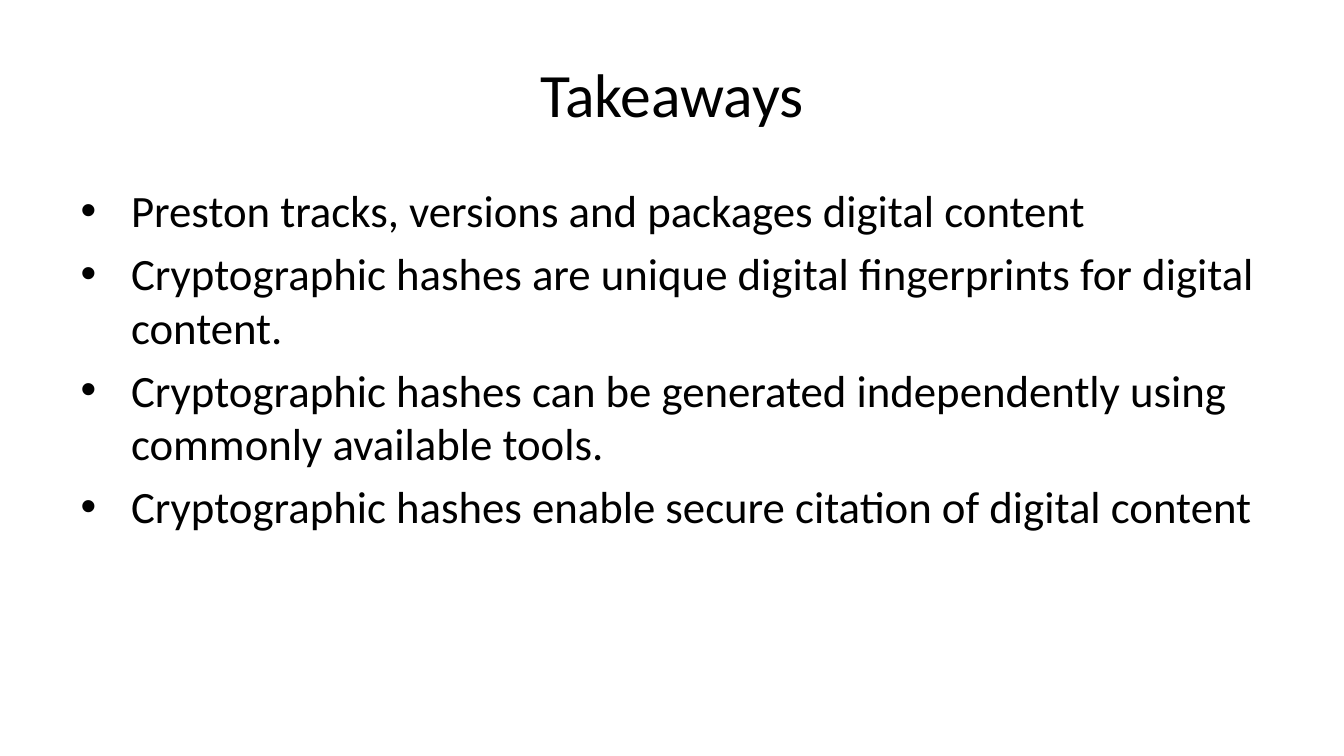
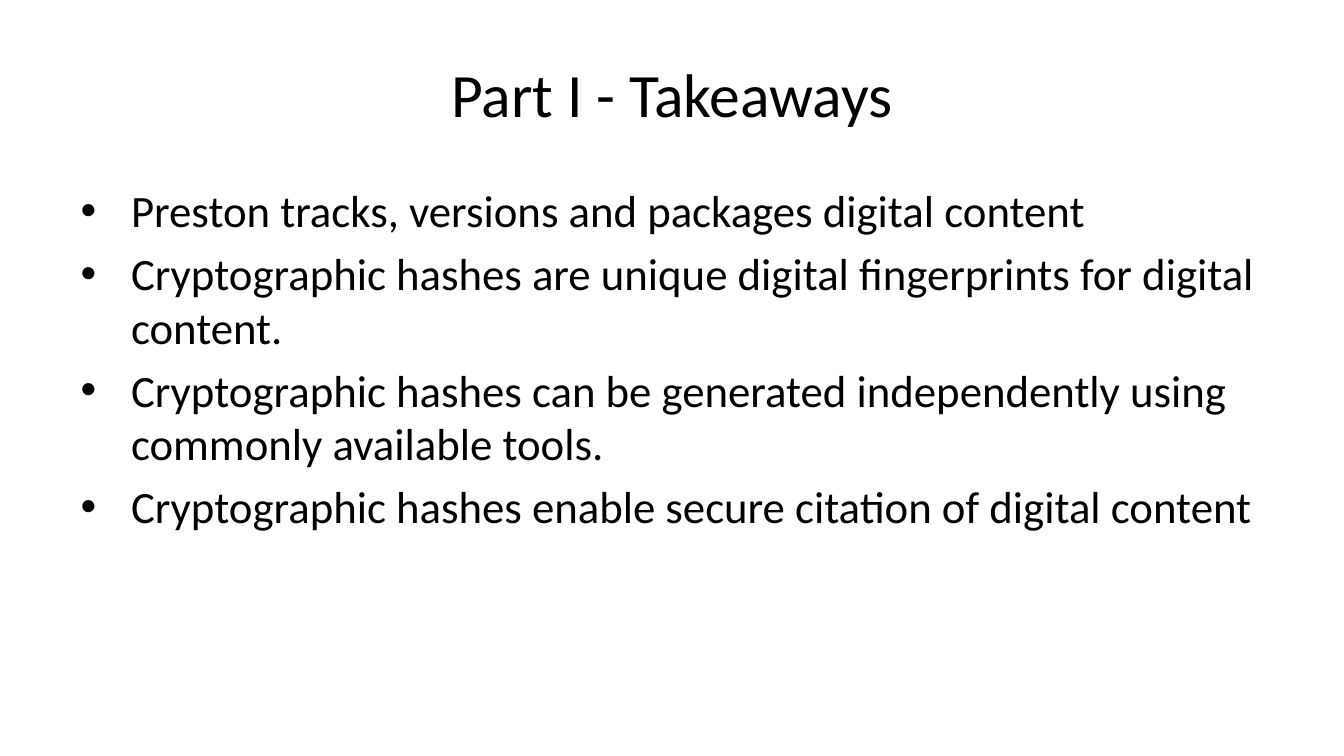
Before and after one commit to bat-literature/bat-literature.github.io, a slide deck: slide 19 of workshop.pptx. Drawn at 1344x756 pixels with LibreOffice and Linux fonts; fonts in the diff are those of the drawing. Boxes give left, top, right and bottom in pixels: in the first picture for what was removed or moved away, otherwise in the second. Text is boxed around its words. In the diff, an @@ line names an element or a change of style, - is before the commit and + after.

```diff
--- a/workshop.pptx
+++ b/workshop.pptx
@@ title at (451,74,892,127): text changed @@
-Takeaways
+Part I - Takeaways
```
Also in this commit, not shown: 7 other slides changed, 3 other files.
